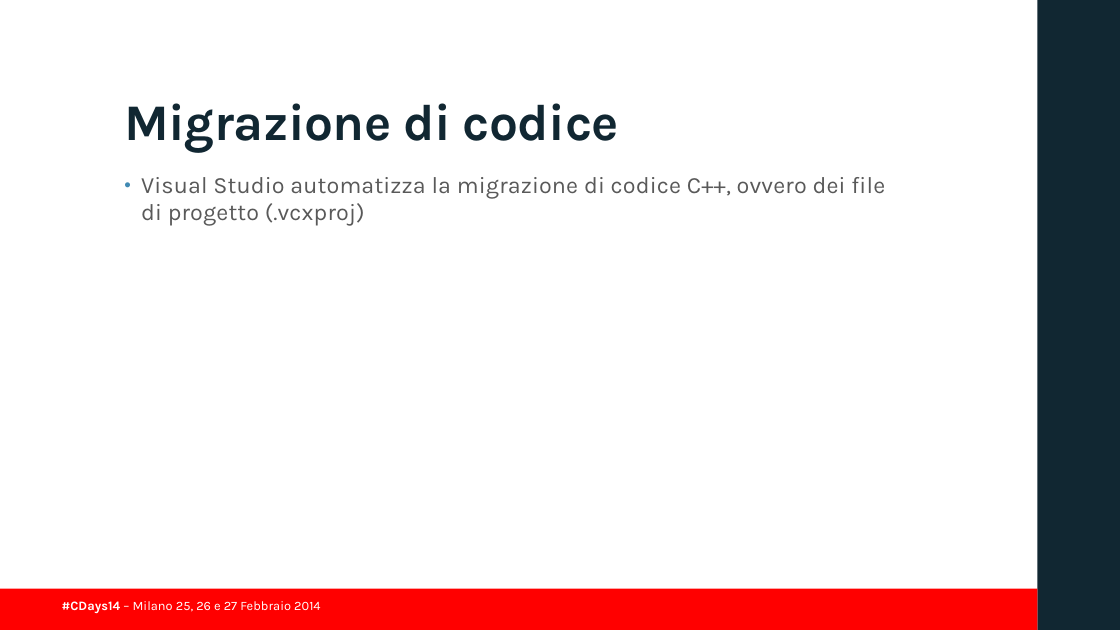
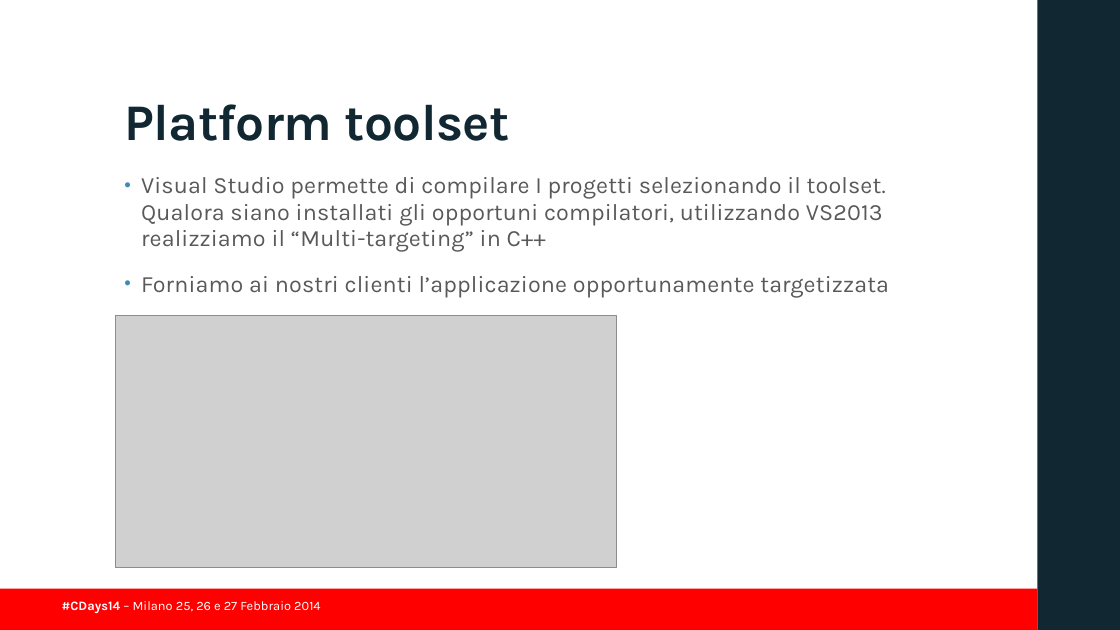
Before and after one commit to guidop/CDays14, a slide deck: slide 8 of presentazioneCDAYS2014.pptx. Drawn at 1120x630 pixels with LibreOffice and Linux fonts; fonts in the diff are those of the drawing; grey boxes stand for pictures; background and template pictures are left out. Boxes give left, top, right and bottom in pixels: in the first picture for what was removed or moved away, otherwise in the second. Text is boxed around its words. In the diff, an @@ line names an element or a change of style, - is before the commit and + after.

Commit message:
platformo toolset

```diff
--- a/presentazioneCDAYS2014.pptx
+++ b/presentazioneCDAYS2014.pptx
@@ title at <box>124,104,510,141</box>: text changed @@
-Migrazione di codice
+Platform toolset
@@ text at <box>141,177,889,297</box>: text changed @@
-• Visual Studio automatizza la migrazione di codice C++, ovvero dei file di progetto (.vcxproj)
+• Visual Studio permette di compilare I progetti selezionando il toolset. Qualora siano installati gli opportuni compilatori, utilizzando VS2013 realizziamo il “Multi-targeting” in C++
+• Forniamo ai nostri clienti l’applicazione opportunamente targetizzata
@@ picture added at <box>116,315,617,567</box> @@
```
Also in this commit, not shown: 1 other slide changed.
